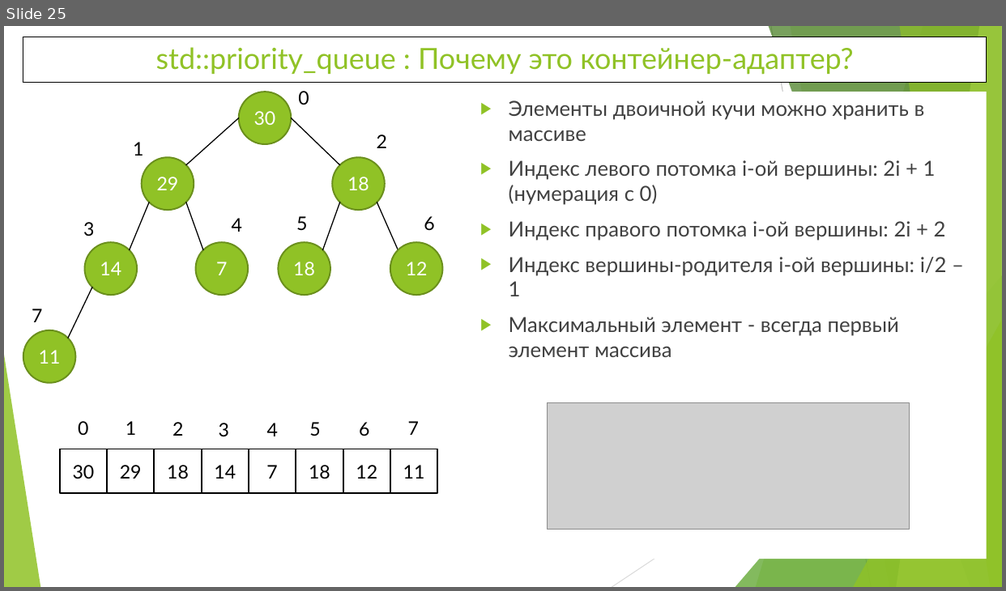
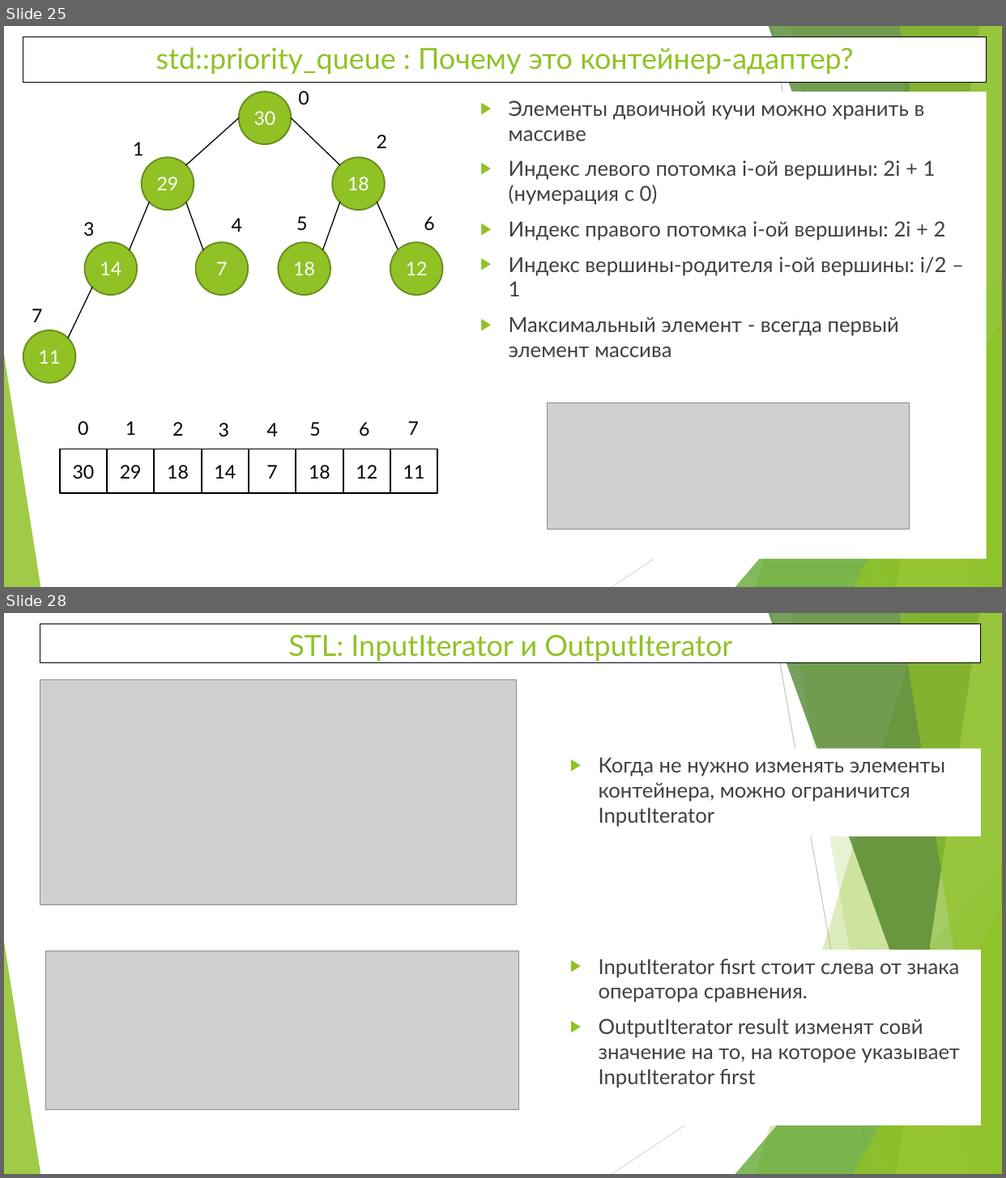
Before and after one commit to WhiteCatStudies/lectures, a slide deck: lecture1/lecture1.pptx. Shown one above the other, each under a label of ours: slide 25 before the commit, slides 25 and 28 after it; the slides between them are not shown. The pictures are 1006x591 and 1006x1178 pixels, drawn with LibreOffice and Linux fonts; fonts in the diff are those of the drawing; grey boxes stand for pictures. Boxes give left, top, right and bottom in pixels: in the first picture for what was removed or moved away, otherwise in the second. Text is boxed around its words. In the diff, an @@ line names an element or a change of style, - is before the commit and + after.

```diff
--- a/lecture1/lecture1.pptx
+++ b/lecture1/lecture1.pptx
@@ slide 28 added at [4,613,1002,1174], background #FFFFFF; not listed: 10 template elements that a slide beside it also shows @@
@@ rectangle added at [40,624,981,662], fill #FFFFFF, outline #000000 0.75 pt, 28 pt, text #90C226 @@
+STL: InputIterator и OutputIterator
@@ picture added at [40,679,516,905] @@
@@ text added at [562,748,981,837], fill #FFFFFF, 20 pt, text #404040 @@
+▶ Когда не нужно изменять элементы контейнера, можно ограничится InputIterator
@@ picture added at [46,951,519,1110] @@
@@ rectangle added at [562,950,981,1126], fill #FFFFFF, 20 pt, text #404040 @@
+▶ InputIterator fisrt стоит слева от знака оператора сравнения.
+▶ OutputIterator result изменят совй значение на то, на которое указывает InputIterator first
```
Also in this commit, not shown: 3 other slides added, 2 slides removed, 2 other files.
